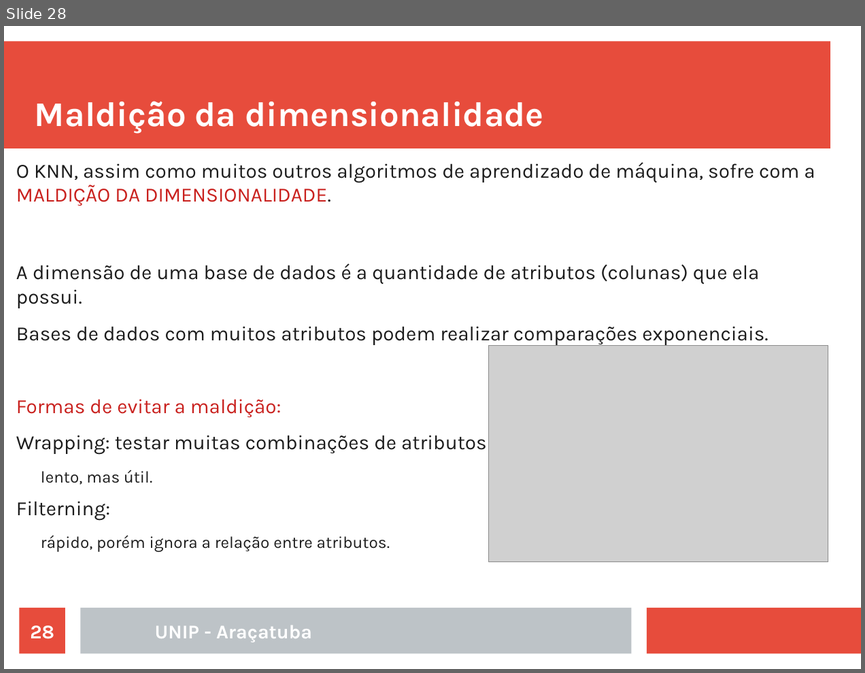
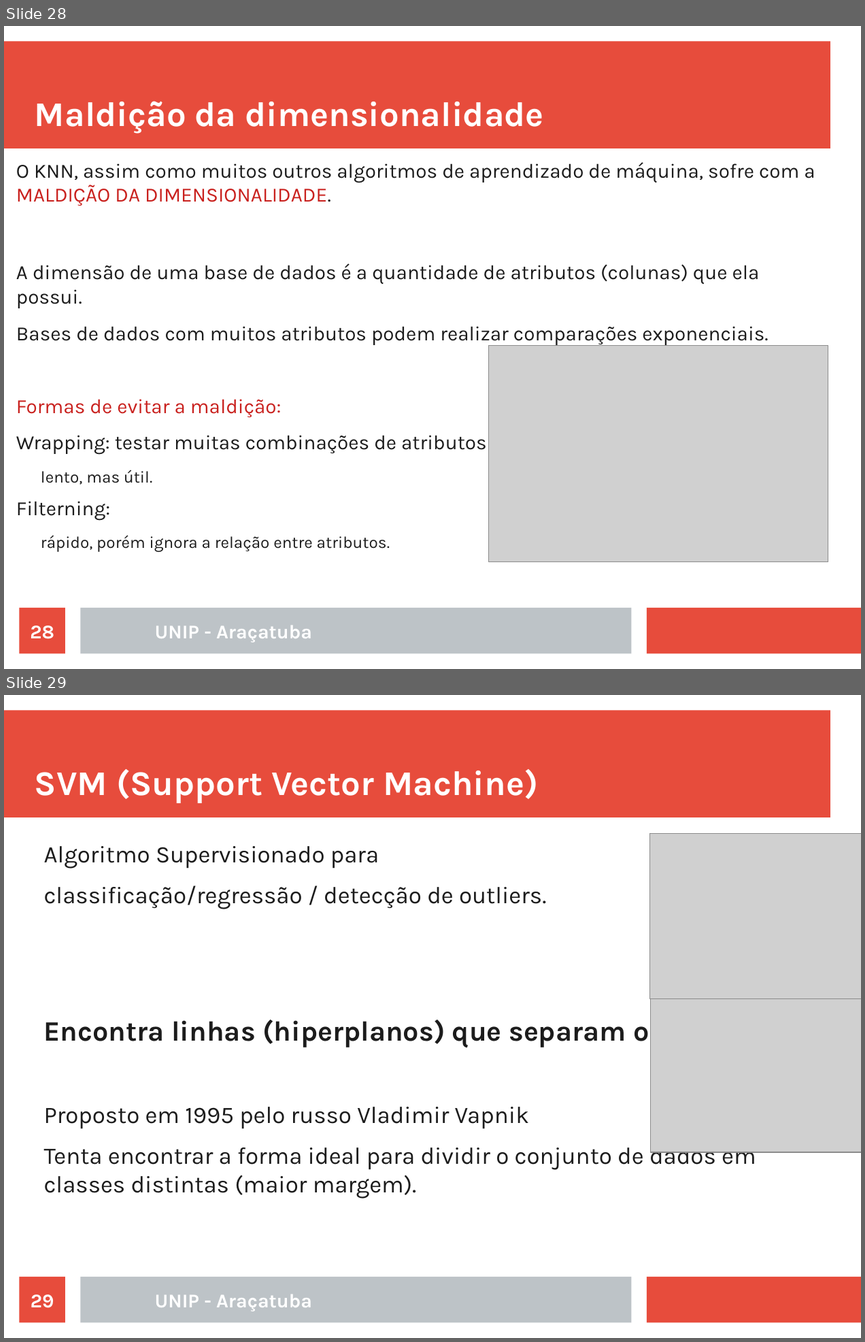
Before and after one commit to rafaelstojoao/pos-unip, a slide deck: [2020][modulo][Machine_Learning]/[aula]03[outrosAlgoritmos].odp. Shown one above the other, each under a label of ours: slide 28 before the commit, slides 28 and 29 after it. The pictures are 865x673 and 865x1342 pixels, drawn with LibreOffice and Linux fonts; fonts in the diff are those of the drawing; grey boxes stand for pictures. Boxes give left, top, right and bottom in pixels: in the first picture for what was removed or moved away, otherwise in the second. Text is boxed around its words. In the diff, an @@ line names an element or a change of style, - is before the commit and + after.

```diff
--- a/[2020][modulo][Machine_Learning]/[aula]03[outrosAlgoritmos].odp
+++ b/[2020][modulo][Machine_Learning]/[aula]03[outrosAlgoritmos].odp
@@ slide 29 added at [4,695,861,1338], background #FFFFFF; not listed: 3 template elements that a slide beside it also shows @@
@@ title added at [35,769,538,803], 32 pt, text #FFFFFF, bold @@
+SVM (Support Vector Machine)
@@ picture added at [650,834,861,998] @@
@@ text added at [44,846,756,1198], 22 pt, text #1C1C1C @@
+  Algoritmo Supervisionado para
+  classificação/regressão / detecção de outliers.
+Encontra linhas (hiperplanos) que separam os dados.
+  Proposto em 1995 pelo russo Vladimir Vapnik
+  Tenta encontrar a forma ideal para dividir o conjunto de dados em classes distintas (maior margem).
@@ picture added at [650,996,861,1152] @@
@@ page number added at [20,1276,65,1323], fill #E74C3C, 18 pt, text #FFFFFF, bold @@
+29
@@ text added at [155,1294,312,1311], 18 pt, text #FFFFFF, bold @@
+UNIP - Araçatuba
```
Also in this commit, not shown: 5 slides changed, 14 other slides added, 33 slides removed, 6 other files.
